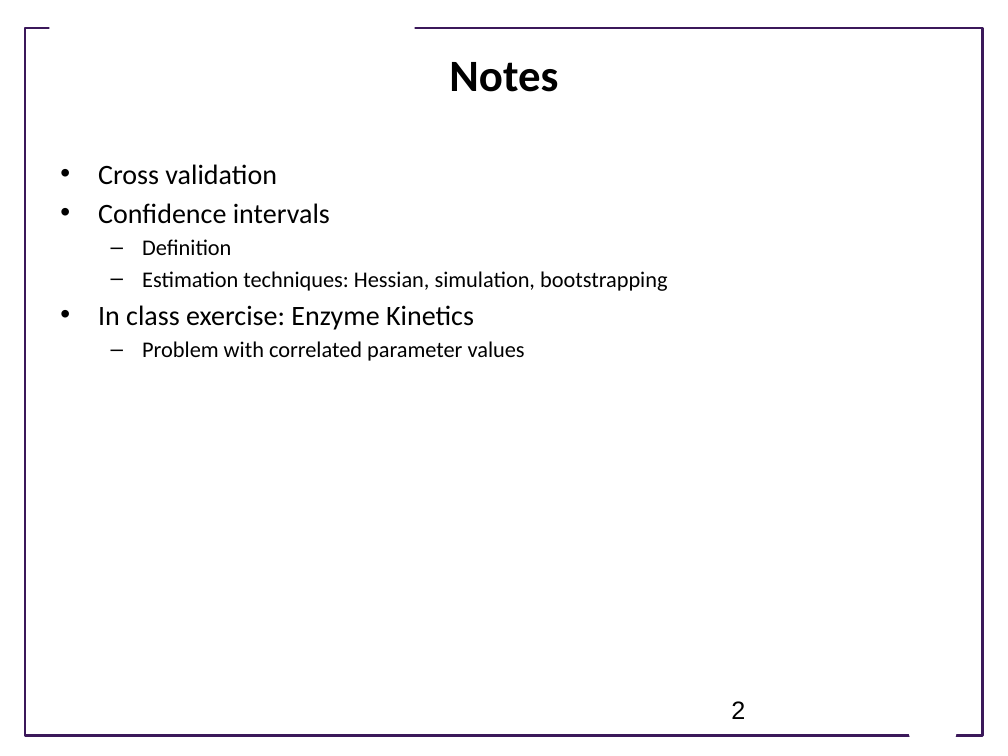
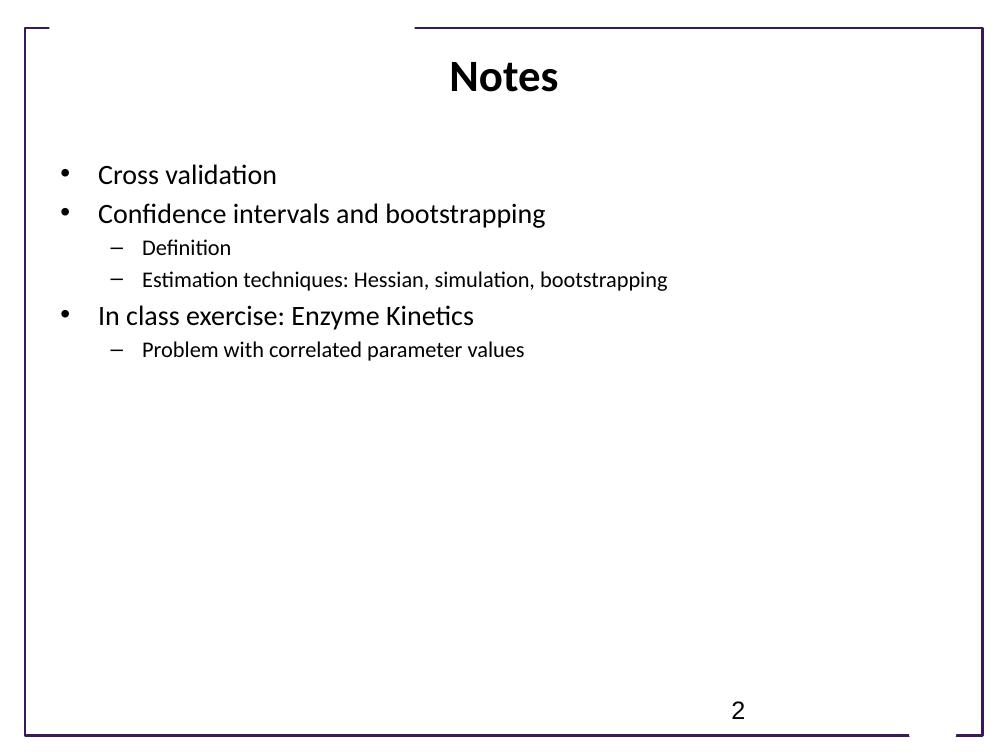
Before and after one commit to ModelEngineering/advancing-biomedical-models, a slide deck: slide 2 of Lectures/week_4/CSE 599V Lecture 10 - Estimating Confidence in Models and Parameters- II .pptx. Drawn at 1008x756 pixels with LibreOffice and Linux fonts; fonts in the diff are those of the drawing; background and template pictures are left out. Boxes give left, top, right and bottom in pixels: in the first picture for what was removed or moved away, otherwise in the second. Text is boxed around its words. In the diff, an @@ line names an element or a change of style, - is before the commit and + after.

```diff
--- a/Lectures/week_4/CSE 599V Lecture 10 - Estimating Confidence in Models and Parameters- II .pptx
+++ b/Lectures/week_4/CSE 599V Lecture 10 - Estimating Confidence in Models and Parameters- II .pptx
@@ text at bbox=[98, 203, 545, 228]: text changed @@
-• Confidence intervals
+• Confidence intervals and bootstrapping
```
Also in this commit, not shown: 1 slide added, 1 other file.
